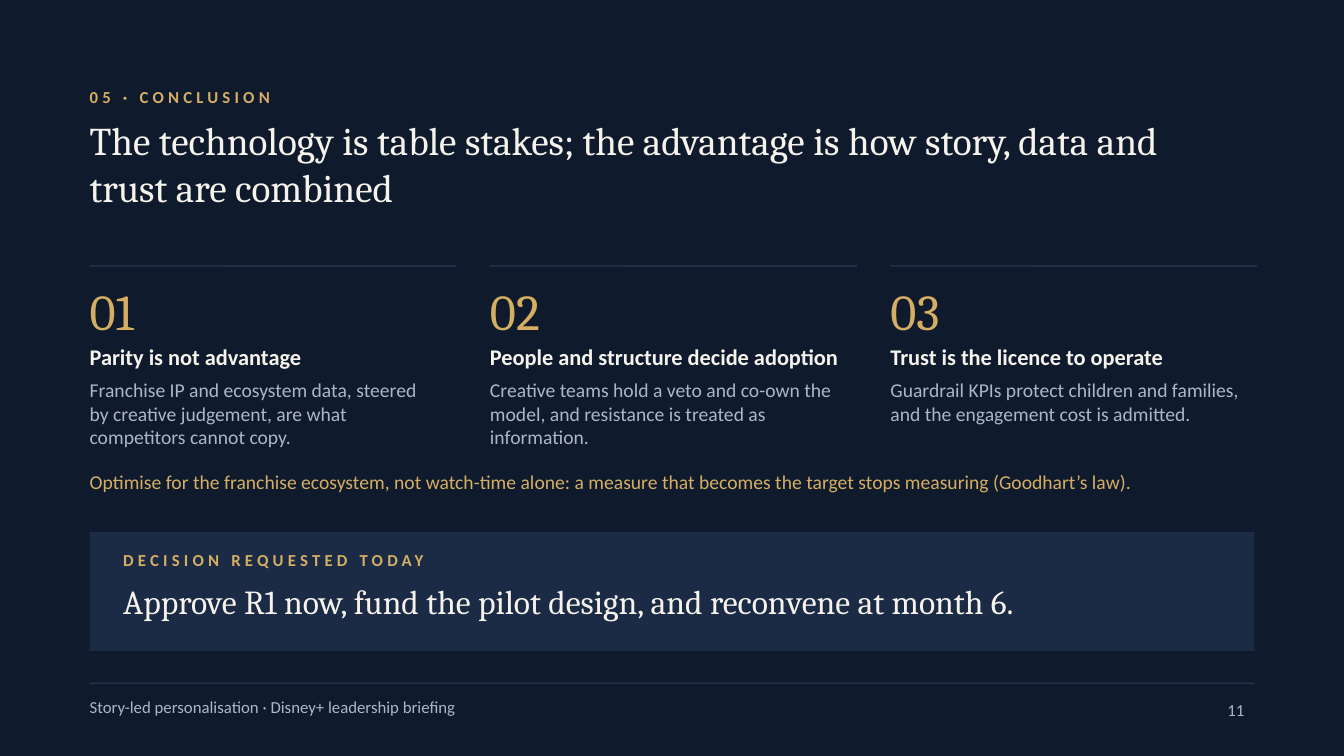
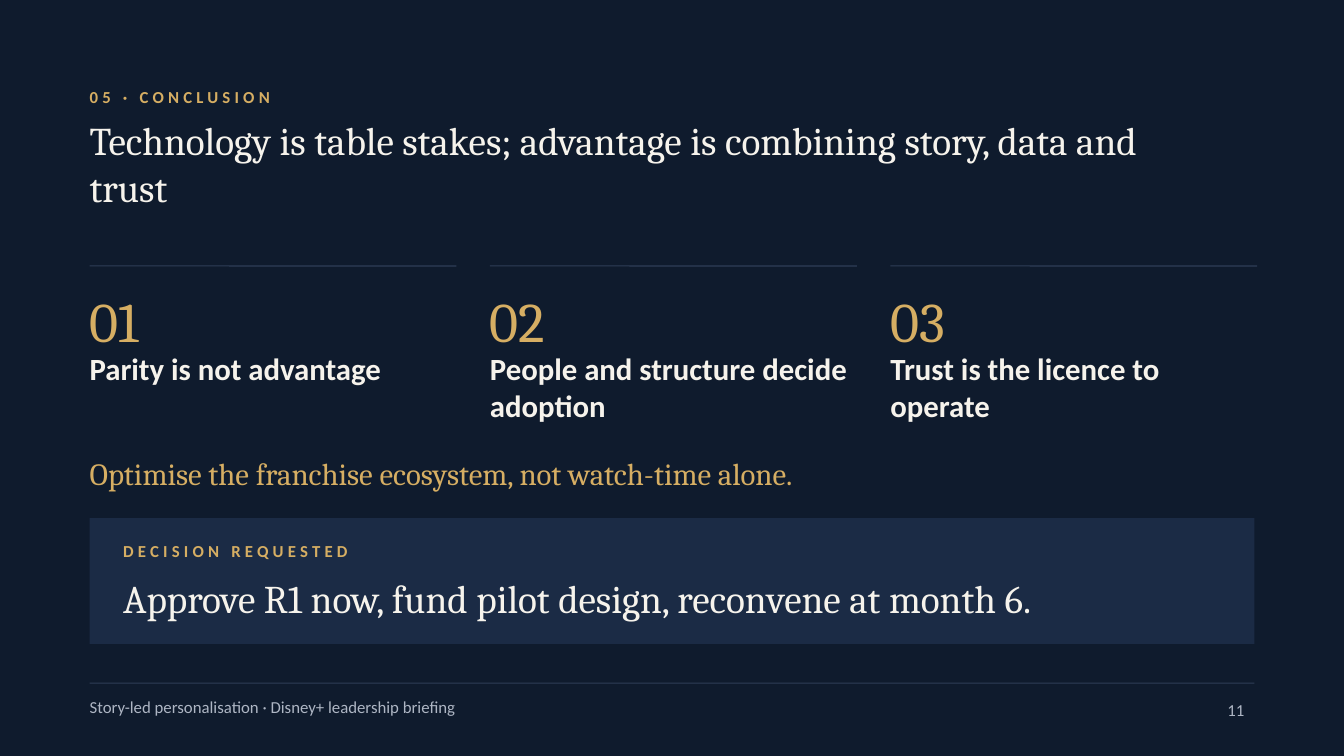
Before and after one commit to karanrg22-svg/skill, a slide deck: slide 11 of output/A_Corporate_Editorial.pptx. Drawn at 1344x756 pixels with LibreOffice and Linux fonts; fonts in the diff are those of the drawing. Boxes give left, top, right and bottom in pixels: in the first picture for what was removed or moved away, otherwise in the second. Text is boxed around its words. In the diff, an @@ line names an element or a change of style, - is before the commit and + after.

```diff
--- a/output/A_Corporate_Editorial.pptx
+++ b/output/A_Corporate_Editorial.pptx
@@ text at bbox=[90, 127, 1137, 203]: text changed @@
-The technology is table stakes; the advantage is how story, data and trust are combined
+Technology is table stakes; advantage is combining story, data and trust
@@ 3 texts: place and size @@
-3 texts at bbox=[90, 296, 939, 331]
+3 texts at bbox=[90, 304, 945, 343]
@@ size 36 to 40 pt in 3 elements at bbox=[90, 304, 139, 343], bbox=[490, 304, 545, 343], bbox=[890, 304, 945, 343] @@
@@ text "Parity is not advantage": place and size @@
-text "Parity is not advantage" at bbox=[90, 349, 301, 369]
+text "Parity is not advantage" at bbox=[90, 358, 380, 386]
@@ text "People and structure decide adoption": place and size @@
-text "People and structure decide adoption" at bbox=[490, 349, 838, 369]
+text "People and structure decide adoption" at bbox=[490, 358, 846, 422]
@@ size 16 to 22 pt in 3 elements at bbox=[90, 358, 380, 386], bbox=[490, 358, 846, 422], bbox=[890, 358, 1159, 422] @@
@@ text "Trust is the licence to ...": place and size @@
-text "Trust is the licence to ..." at bbox=[890, 349, 1163, 369]
+text "Trust is the licence to ..." at bbox=[890, 358, 1159, 422]
@@ text removed at bbox=[90, 383, 416, 447] @@
-Franchise IP and ecosystem data, steered by creative judgement, are what competitors cannot copy.
@@ text removed at bbox=[490, 383, 831, 444] @@
-Creative teams hold a veto and co-own the model, and resistance is treated as information.
@@ text removed at bbox=[890, 383, 1239, 425] @@
-Guardrail KPIs protect children and families, and the engagement cost is admitted.
@@ text at bbox=[90, 463, 793, 492]: text changed; size 14 to 22 pt; font Calibri to Cambria @@
-Optimise for the franchise ecosystem, not watch-time alone: a measure that becomes the target stops measuring (Goodhart’s law).
+Optimise the franchise ecosystem, not watch-time alone.
@@ rectangle: place and size @@
-rectangle at bbox=[90, 532, 1255, 651]
+rectangle at bbox=[90, 518, 1255, 644]
@@ text at bbox=[123, 546, 347, 559]: text changed @@
-DECISION REQUESTED TODAY
+DECISION REQUESTED
@@ text at bbox=[123, 585, 1031, 622]: text changed; size 24 to 28 pt @@
-Approve R1 now, fund the pilot design, and reconvene at month 6.
+Approve R1 now, fund pilot design, reconvene at month 6.
```
Also in this commit, not shown: 10 other slides changed, 1 other file.
